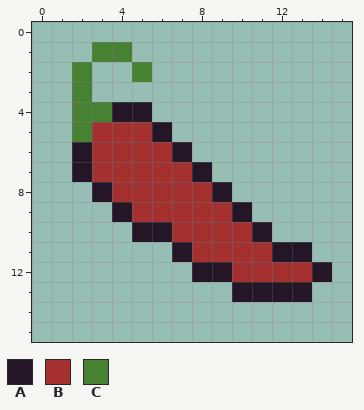
Pixel-art file: art/fruit/chili.aseprite. The picture above was drawn from the file before the commit.
16x16 pixels, 1 frame.
Palette (. is transparent): A #241527  B #a53030  C #468232
Pixels before, first column x 2:
 1 .CC..........
 2 C..C.........
 3 C............
 4 CCAA.........
 5 CBBBA........
 6 ABBBBA.......
 7 ABBBBBA......
 8 .ABBBBBA.....
 9 ..ABBBBBA....
10 ...AABBBBA...
11 .....ABBBBAA.
12 ......AABBBBA
13 ........AAAA.
New version:
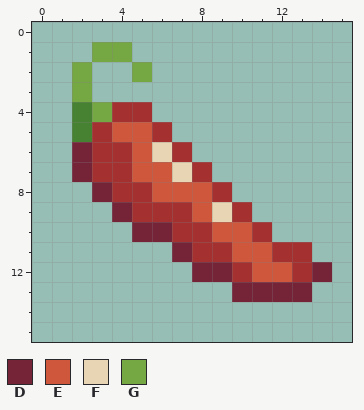
Colours new in this view: D #752438  E #cf573c  F #e7d5b3  G #75a743
Changes in this commit:
Changed rows in their new state; - is an unchanged pixel.
Layer "Layer 1":
first column x 2:
 1 -GG----------
 2 G--G---------
 3 G------------
 4 -GBB---------
 5 --EEB--------
 6 D--EFB-------
 7 D--EEFB------
 8 -D--EEEB-----
 9 --D---EFB----
10 ---DD--EEB---
11 -----D--EEBB-
12 ------DD-EE-D
13 --------DDDD-
Changed places in both pictures, as pixel boxes (x1, y1, x2, y2):
changed: (72, 42, 332, 302)
